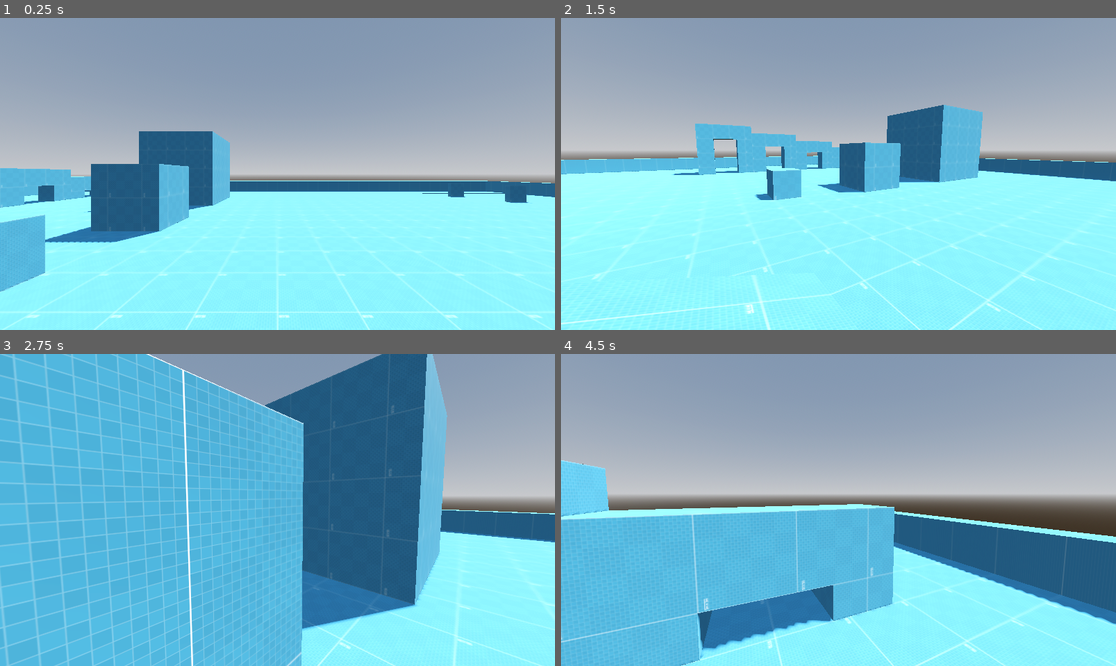
Above: before the commit, frames 1-4 (two rows, left to right).
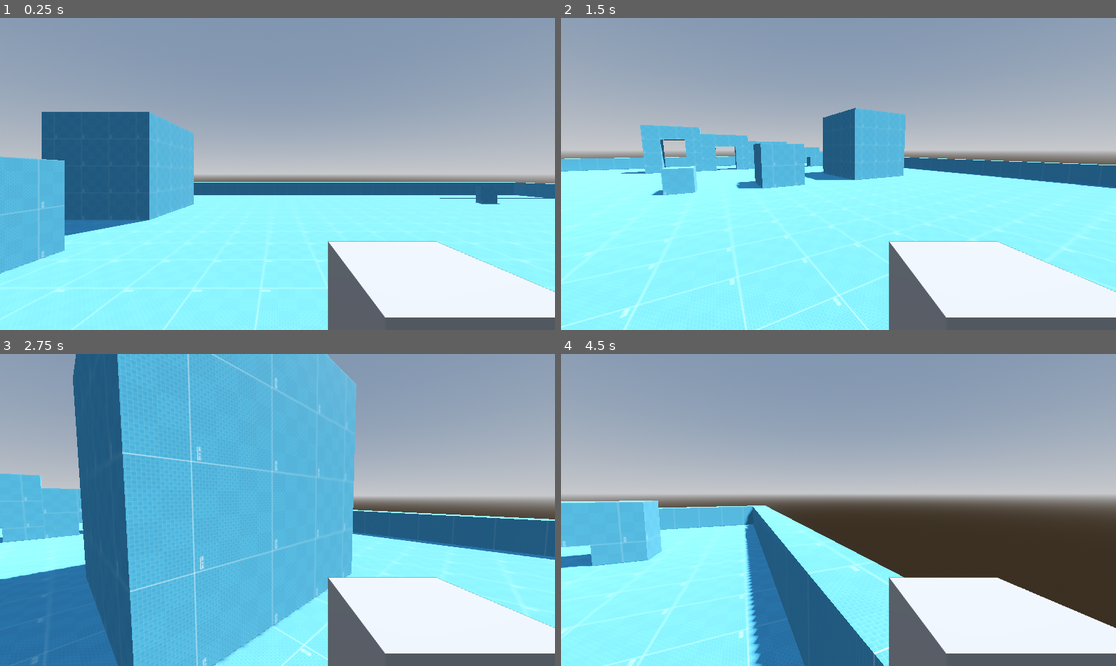
Above: after the commit, the same moments.

Repository: dragon1freak/fps-template
Game: Godot game, scene res://scenes/test_gym/test_gym.tscn
The game is run twice, just before and just after one commit, with the same random seed, the same clock (stepped at 60 frames per second) and the same inputs.
Inputs (mouse positions are in pixels of both pictures, inside the frame that each line leads up to):
- Up to frame 1 (0.25 s): no input
- Up to frame 2 (1.5 s): tap Enter at 0.5 s; move the mouse to (960, 158) at 0.52 s; hold D (strafe_right) 0.53-1.28 s; tap F (interact) at 0.6, 1.35 s; click (960, 158) at 0.67 s; tap Space (jump) at 0.77 s; move the mouse to (810, 174) at 1.27 s; hold W (move_forward) from 1.28 s (still down)
- Up to frame 3 (2.75 s): keep holding W (move_forward); tap Space (jump) at 1.52 s; move the mouse to (288, 503) at 2.02 s; tap F (interact) at 2.1 s
- Up to frame 4 (4.5 s): keep holding W (move_forward); move the mouse to (832, 516) at 2.77 s; tap F (interact) at 2.85, 3.6, 4.35 s; click (832, 516) at 2.92 s; tap Space (jump) at 3.02, 3.77 s; move the mouse to (877, 513) at 3.52 s; move the mouse to (794, 506) at 4.27 s

The runs differ from the first frame. In frame 1, 22% of the frame differs, in the area x 0-100%, y 30-100%; in frame 2, 21%; in frame 3, 57%, in the area x 0-100%, y 0-100%; in frame 4, 45%.

Commit message:
Small changes

Diff:
--- a/scenes/player/interactor.gd
+++ b/scenes/player/interactor.gd
@@ -1,43 +1,55 @@
 extends RayCast3D
 
 
-var colliding := false
+signal can_interact_changed(can_interact)
 
 
-func can_interact(target) -> bool:
-	var interactee = self.get_collider()
-	if interactee != null and interactee.has_method("interact"):
+var can_interact := false
+
+
+func check_can_interact(target) -> bool:
+	if target != null and target.has_method("interact"):
 		return true
-	else:
-		interactee = interactee.get_parent()
-		if interactee != null and interactee.has_method("interact"):
-			return true
 	return false
 
 
 func _physics_process(delta):
-	if not colliding and self.is_colliding():
-		colliding = true
-		#if can_interact(self.get_collider()):
-			#PlayerHud.toggle_pip_visibility(true)
-	elif colliding and not self.is_colliding():
-		colliding = false
-		#PlayerHud.toggle_pip_visibility(false)
-	elif colliding and self.is_colliding():
-		if not can_interact(self.get_collider()):
-			colliding = false
-			#PlayerHud.toggle_pip_visibility(false)
+	var interactee = self.get_collider()
+
+	#if _is_colliding:
+		#if self.is_colliding():
+			#_is_colliding = check_can_interact(interactee)
+			#can_interact_changed.emit(check_can_interact(interactee))
+			#print("is and is")
+		#else:
+			#_is_colliding = false
+			#can_interact_changed.emit(false)
+			#print("is and isnt")
+	#elif self.is_colliding():
+		#_is_colliding = true
+		#print("isnt and is")
+		#if check_can_interact(interactee):
+			#can_interact_changed.emit(true)
+
+	if not can_interact and self.is_colliding():
+		print("not and is")
+		can_interact = true
+		if check_can_interact(interactee):
+			can_interact_changed.emit(true)
+	elif can_interact and not self.is_colliding():
+		print("is and not")
+		can_interact = false
+		can_interact_changed.emit(false)
+	elif can_interact and self.is_colliding():
+		if not check_can_interact(interactee):
+			print("stop")
+			can_interact = false
+			can_interact_changed.emit(false)
 		else:
-			colliding = true
-			#if can_interact(self.get_collider()):
-				#PlayerHud.toggle_pip_visibility(true)
+			print("show")
+			can_interact = true
+			if check_can_interact(interactee):
+				can_interact_changed.emit(true)
 
-	if Input.is_action_just_pressed("interact"):
-		var interactee = self.get_collider()
-		if interactee != null:
-			if interactee.has_method("interact"):
-				interactee.interact()
-			else:
-				interactee = interactee.get_parent()
-				if interactee != null and interactee.has_method("interact"):
-					interactee.interact()
+	if Input.is_action_just_pressed("interact") and can_interact:
+		interactee.interact()
--- /dev/null
+++ b/scenes/player/no_clip_camera.gd
@@ -0,0 +1,8 @@
+extends Camera3D
+
+
+@onready var main_camera: Camera3D = %MainCamera
+
+
+func _physics_process(_delta: float) -> void:
+	self.transform = main_camera.transform
--- a/scenes/player/player.tscn
+++ b/scenes/player/player.tscn
@@ -1,8 +1,9 @@
-[gd_scene load_steps=11 format=3 uid="uid://clgbxao7515tt"]
+[gd_scene load_steps=13 format=3 uid="uid://clgbxao7515tt"]
 
 [ext_resource type="Script" path="res://scenes/player/player.gd" id="1_ah64t"]
 [ext_resource type="Script" path="res://scripts/stat_block.gd" id="2_46c7b"]
 [ext_resource type="Script" path="res://scripts/FSM/state_machine.gd" id="2_qhsxl"]
+[ext_resource type="Script" path="res://scenes/player/no_clip_camera.gd" id="4_hy8vk"]
 [ext_resource type="Script" path="res://scenes/player/states/idle.gd" id="4_sd7vf"]
 [ext_resource type="Script" path="res://scenes/player/interactor.gd" id="5_21qci"]
 [ext_resource type="Script" path="res://scenes/player/states/run.gd" id="5_rmbbx"]
@@ -23,6 +24,8 @@
 
 [sub_resource type="CapsuleShape3D" id="CapsuleShape3D_8sa0i"]
 
+[sub_resource type="BoxMesh" id="BoxMesh_r6f7c"]
+
 [node name="Player" type="CharacterBody3D" groups=["player"]]
 script = ExtResource("1_ah64t")
 jump_cancel_strength = 24.0
@@ -40,6 +43,7 @@
 script = ExtResource("5_21qci")
 
 [node name="MainCamera" type="Camera3D" parent="Pivot"]
+unique_name_in_owner = true
 
 [node name="SubViewportContainer" type="SubViewportContainer" parent="Pivot/MainCamera"]
 anchors_preset = 15
@@ -56,10 +60,18 @@
 render_target_update_mode = 4
 
 [node name="NoClipCamera" type="Camera3D" parent="Pivot/MainCamera/SubViewportContainer/SubViewport"]
+unique_name_in_owner = true
 transform = Transform3D(1, 0, 0, 0, 1, 0, 0, 0, 1, 0, 1.7, 0)
 cull_mask = 2
+script = ExtResource("4_hy8vk")
+
+[node name="MeshInstance3D" type="MeshInstance3D" parent="Pivot/MainCamera/SubViewportContainer/SubViewport/NoClipCamera"]
+transform = Transform3D(0.32, 0, 0, 0, 0.32, 0, 0, 0, 0.32, 0.31, -0.36, -0.443)
+layers = 2
+mesh = SubResource("BoxMesh_r6f7c")
 
 [node name="MovementState" type="Node" parent="." node_paths=PackedStringArray("state_target", "initial_state")]
+unique_name_in_owner = true
 script = ExtResource("2_qhsxl")
 state_target = NodePath("..")
 initial_state = NodePath("Idle")
--- a/scenes/test_gym/test_gym.tscn
+++ b/scenes/test_gym/test_gym.tscn
@@ -26,5 +26,6 @@
 shadow_enabled = true
 
 [node name="Player" parent="." instance=ExtResource("1_mw6o0")]
+transform = Transform3D(1, 0, 0, 0, 1, 0, 0, 0, 1, 0.743404, 0, -3.47193)
 
 [node name="test_gym" parent="." instance=ExtResource("2_kwbyb")]
Not shown, changed: .gitignore
